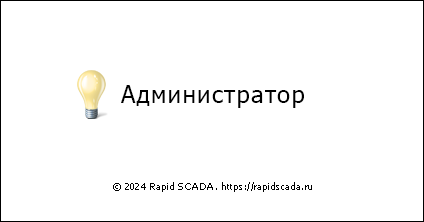
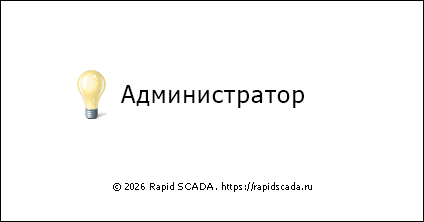
Before/after of a 424x222 layered artwork. What changed in the layer stack:
painted on "Copyright Rapid" over (141, 183, 146, 190)